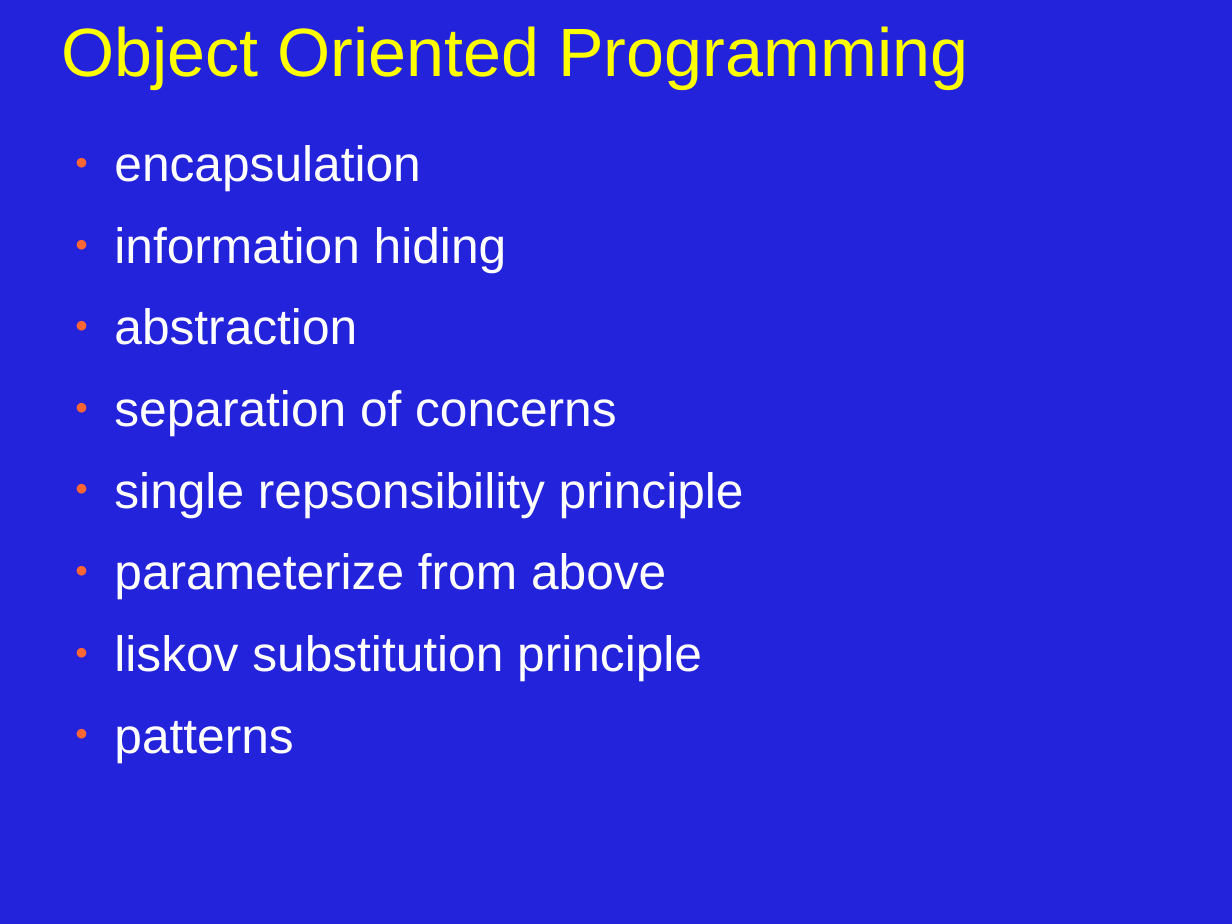
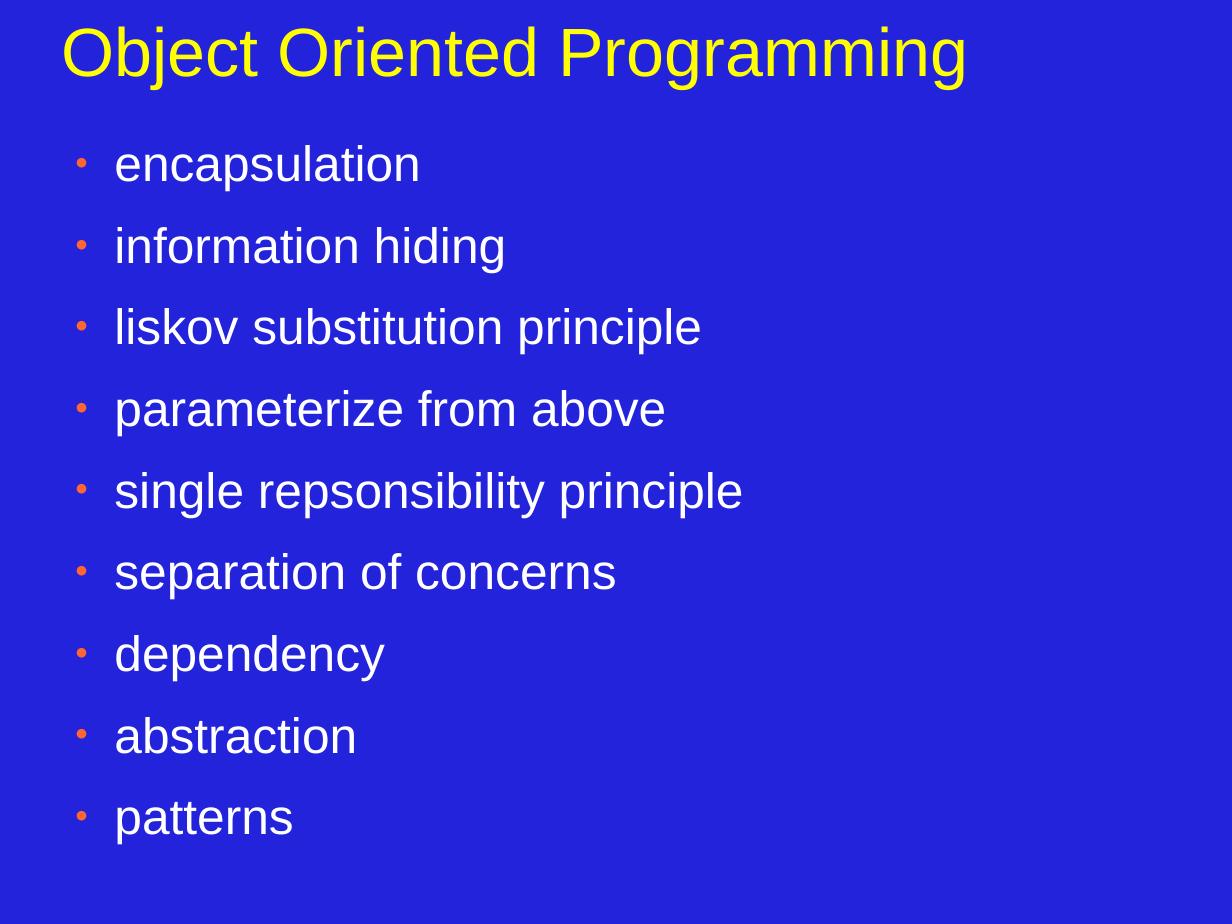
Before and after one commit to JonJagger/two-day-courses, a slide deck: slide 2 of cppf/08_Object_Oriented_Programming.odp. Drawn at 1232x924 pixels with LibreOffice and Linux fonts; fonts in the diff are those of the drawing. Boxes give left, top, right and bottom in pixels: in the first picture for what was removed or moved away, otherwise in the second. Text is boxed around its words. In the diff, an @@ line names an element or a change of style, - is before the commit and + after.

```diff
--- a/cppf/08_Object_Oriented_Programming.odp
+++ b/cppf/08_Object_Oriented_Programming.odp
@@ text at [114,308,744,680]: paragraphs added @@
+● liskov substitution principle
+● parameterize from above
+● single repsonsibility principle
+● separation of concerns
+● dependency
@@ text at [114,390,744,680]: paragraphs removed @@
-● separation of concerns
-● single repsonsibility principle
-● parameterize from above
-● liskov substitution principle
```
Also in this commit, not shown: 4 other slides changed, 3 other files.
